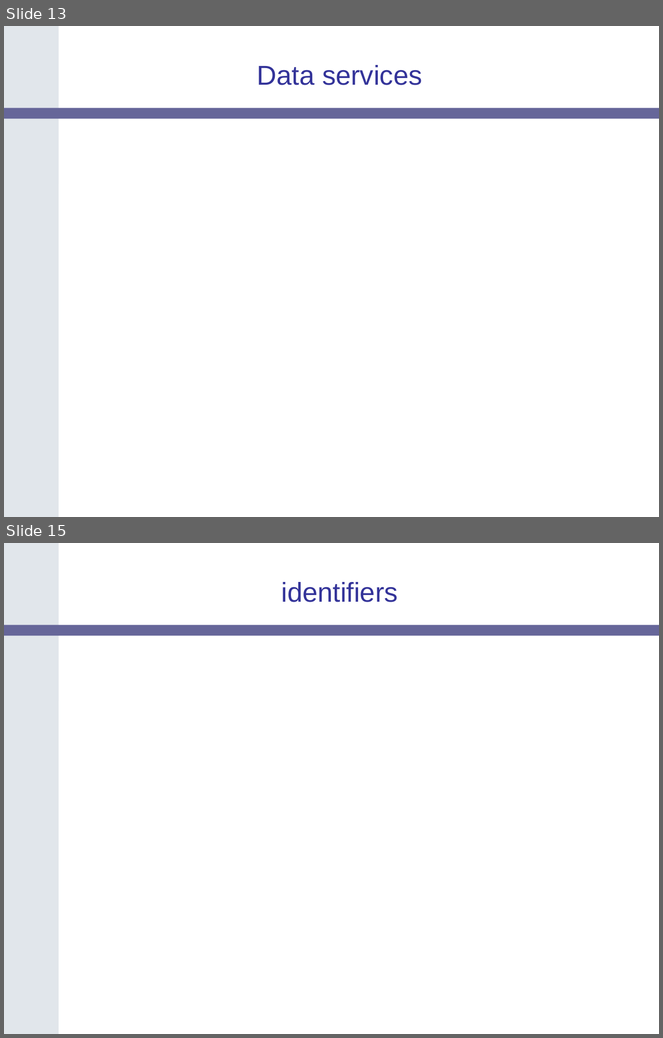
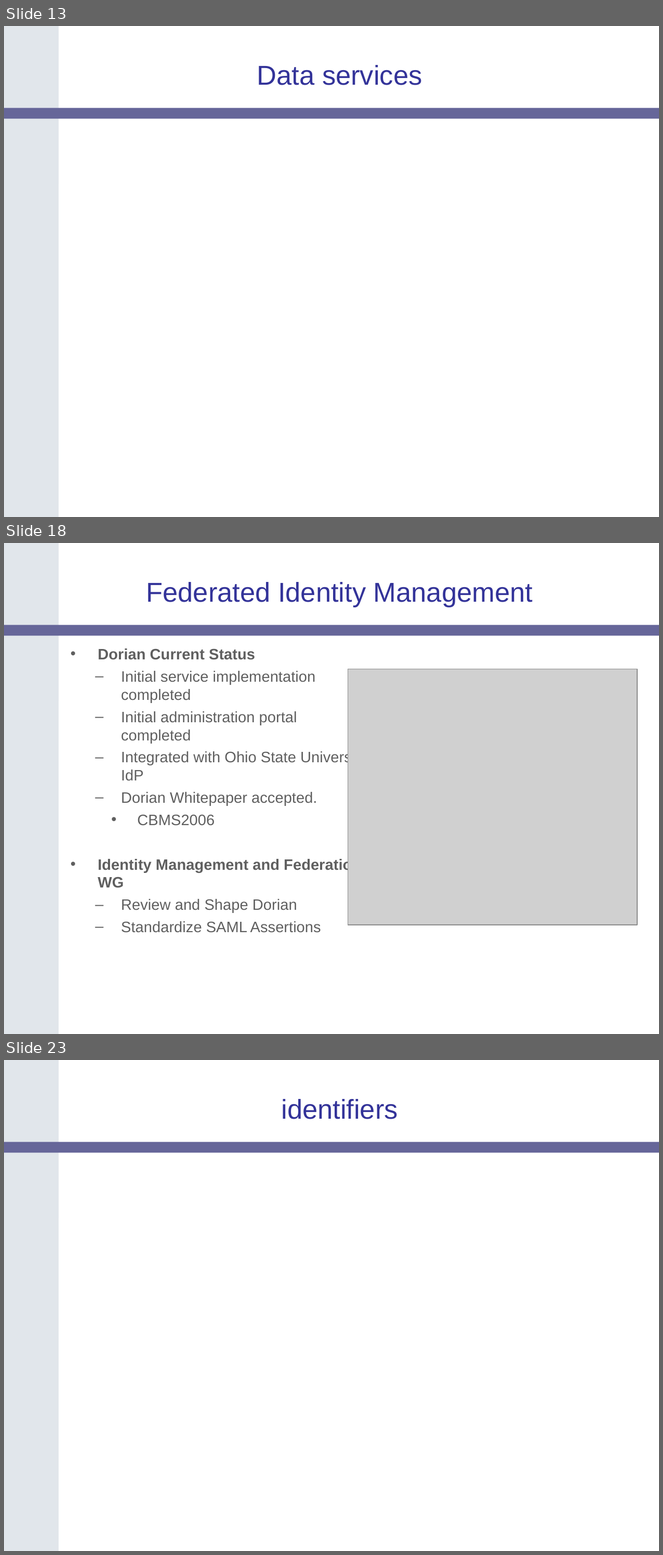
Before and after one commit to NCIP/cagrid-docs, a slide deck: presentations/200604_AnnualMeeting/caGrid-1.0-Architecture_caBIG-Annual-Meeting06.ppt. Shown one above the other, each under a label of ours: slides 13 and 15 before the commit, slides 13, 18 and 23 after it; the slides between them are not shown. The pictures are 663x1038 and 663x1555 pixels, drawn with LibreOffice and Linux fonts; fonts in the diff are those of the drawing; grey boxes stand for pictures; background and template pictures are left out. Boxes give left, top, right and bottom in pixels: in the first picture for what was removed or moved away, otherwise in the second. Text is boxed around its words. In the diff, an @@ line names an element or a change of style, - is before the commit and + after.

```diff
--- a/presentations/200604_AnnualMeeting/caGrid-1.0-Architecture_caBIG-Annual-Meeting06.ppt
+++ b/presentations/200604_AnnualMeeting/caGrid-1.0-Architecture_caBIG-Annual-Meeting06.ppt
@@ slide 18 added at <box>4,543,659,1034</box>, background #FFFFFF; not listed: 2 template elements that a slide beside it also shows @@
@@ title added at <box>146,582,533,607</box>, 30 pt, text #333399 @@
+Federated Identity Management
@@ text added at <box>98,649,367,933</box>, 16.6 pt, text #5F5F5F @@
+• Dorian Current Status
+  – Initial service implementation completed
+  – Initial administration portal completed
+  – Integrated with Ohio State University IdP
+  – Dorian Whitepaper accepted.
+    • CBMS2006
+• Identity Management and Federation WG
+  – Review and Shape Dorian
+  – Standardize SAML Assertions
@@ picture added at <box>348,669,637,925</box> @@
@@ what was slide 15 is now slide 23 @@
```
Also in this commit, not shown: 1 slide changed, 8 other slides added, 1 slide removed.
